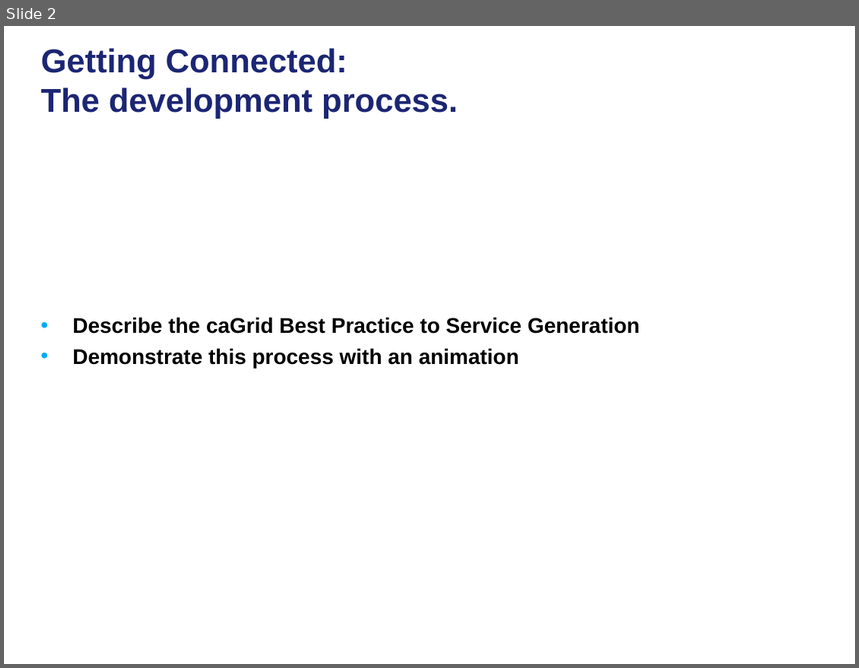
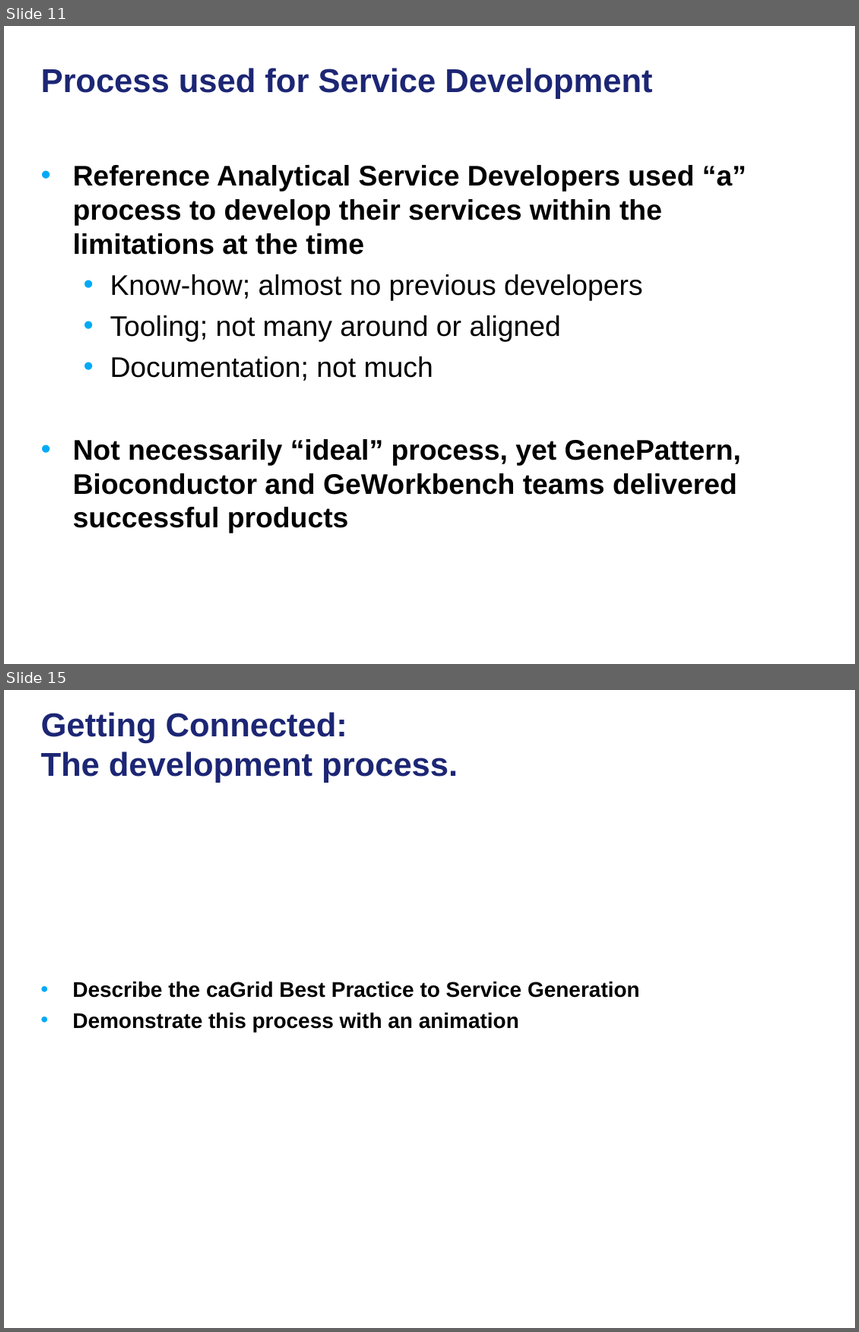
Before and after one commit to NCIP/cagrid-portal, a slide deck: cagrid-1-0/Documentation/presentations/200801_VCDE_ARCH/20080128_30_F2F_ASBP_Grid_BP.ppt. Shown one above the other, each under a label of ours: slide 2 before the commit, slides 11 and 15 after it; the slides between them are not shown. The pictures are 859x668 and 859x1332 pixels, drawn with LibreOffice and Linux fonts; fonts in the diff are those of the drawing; background and template pictures are left out. Boxes give left, top, right and bottom in pixels: in the first picture for what was removed or moved away, otherwise in the second. Text is boxed around its words. In the diff, an @@ line names an element or a change of style, - is before the commit and + after.

```diff
--- a/cagrid-1-0/Documentation/presentations/200801_VCDE_ARCH/20080128_30_F2F_ASBP_Grid_BP.ppt
+++ b/cagrid-1-0/Documentation/presentations/200801_VCDE_ARCH/20080128_30_F2F_ASBP_Grid_BP.ppt
@@ slide 11 added at (4,26,855,664), background picture (left out) @@
@@ title added at (41,68,652,99), 28 pt, text #1C2674, bold @@
+Process used for Service Development
@@ text added at (73,165,747,534), 24 pt, text #000000, bold @@
+• Reference Analytical Service Developers used “a” process to develop their services within the limitations at the time
+  • Know-how; almost no previous developers
+  • Tooling; not many around or aligned
+  • Documentation; not much
+• Not necessarily “ideal” process, yet GenePattern, Bioconductor and GeWorkbench teams delivered successful products
@@ what was slide 2 is now slide 15 @@
```
Also in this commit, not shown: 5 slides changed, 19 other slides added.
